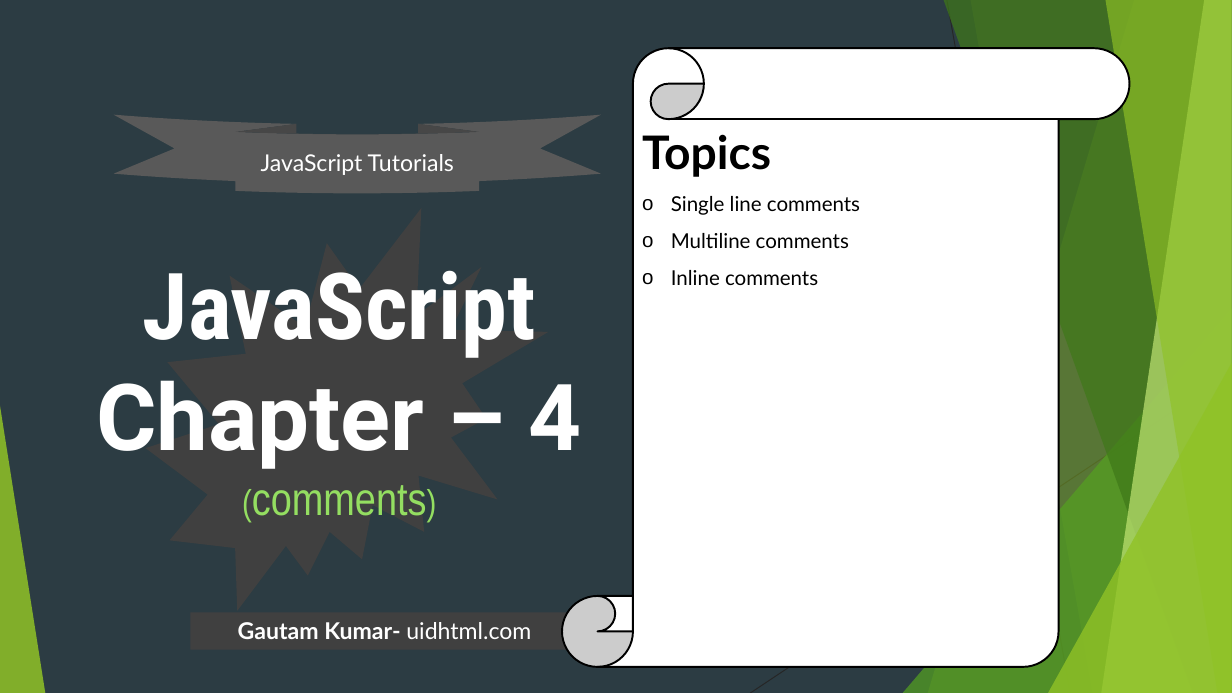
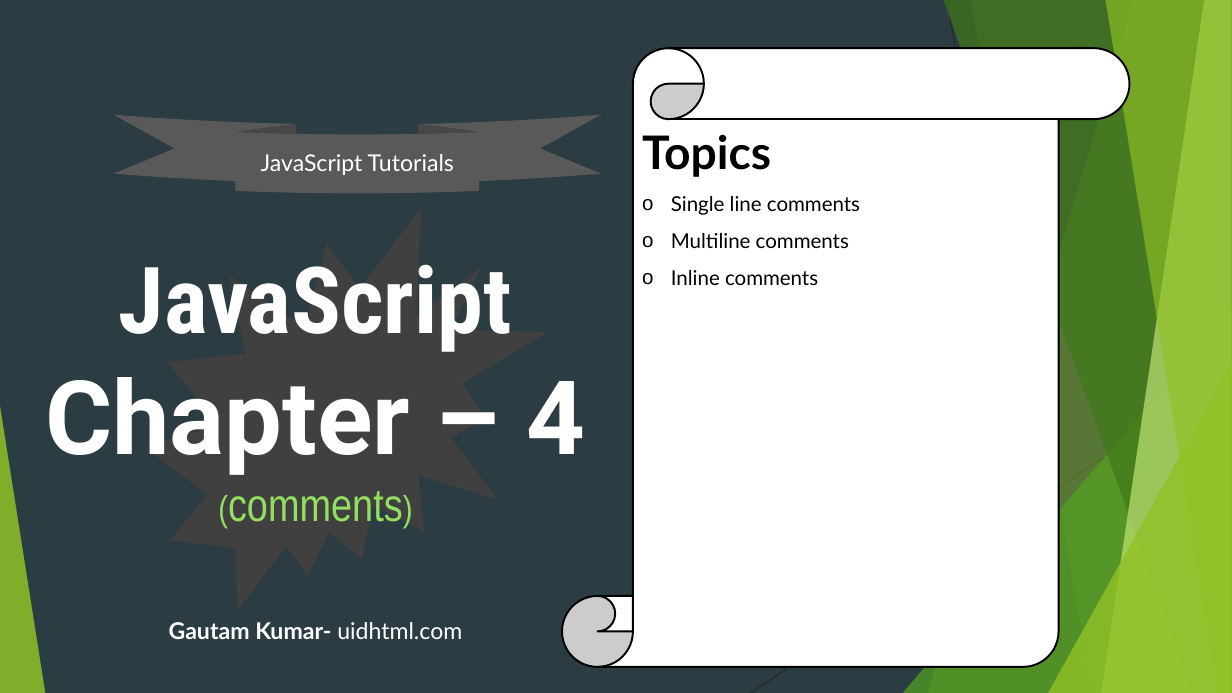
Before and after one commit to uidhtml/javascript-tutorials, a slide deck: slide 18 of Javascript Tutorials.pptx. Drawn at 1232x693 pixels with LibreOffice and Linux fonts; fonts in the diff are those of the drawing. Boxes give left, top, right and bottom in pixels: in the first picture for what was removed or moved away, otherwise in the second. Text is boxed around its words. In the diff, an @@ line names an element or a change of style, - is before the commit and + after.

Commit message:
Updated ppt file

```diff
--- a/Javascript Tutorials.pptx
+++ b/Javascript Tutorials.pptx
@@ title "JavaScript Chapter – 4 (comments)": place and size @@
-title "JavaScript Chapter – 4 (comments)" at [96,270,582,516]
+title "JavaScript Chapter – 4 (comments)" at [45,264,585,522]
@@ title "JavaScript Chapter – 4 (comments)" at [45,264,585,522]: size 72 to 80 pt in "Chapter – 4" @@
@@ text "Gautam Kumar- uidhtml.com": place and size @@
-text "Gautam Kumar- uidhtml.com" at [190,613,579,650]
+text "Gautam Kumar- uidhtml.com" at [169,622,462,639]
@@ text "Gautam Kumar- uidhtml.com" at [169,622,462,639]: fill #404040 to none @@
```
Also in this commit, not shown: 2 other slides changed, 4 other files.
